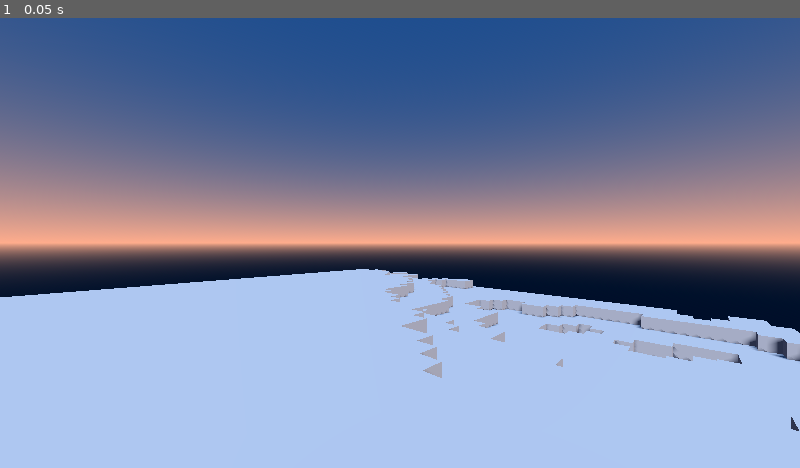
Above: before the commit, frame 1.
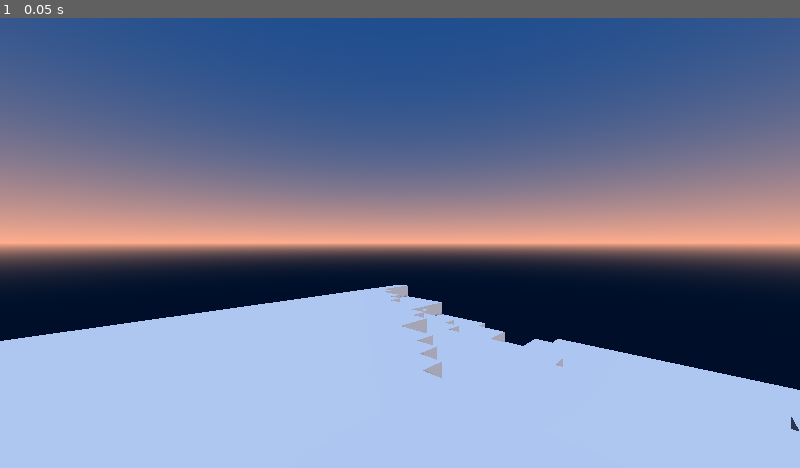
Above: after the commit, the same moment.

Repository: Lost-Rabbit-Digital/The_Voxel_Project
Game: Godot game, scene res://scenes/game.tscn
The game is run twice, just before and just after one commit, with the same random seed, the same clock (stepped at 60 frames per second) and the same inputs.
Inputs:
- Up to frame 1 (0.05 s): no input

The runs differ from the first frame. In frame 1, 8.6% of the frame differs, in the area x 0-100%, y 55-83%.

Commit message:
Removed faces rendering between chunks

Diff:
--- a/snc_project/scripts/voxels/chunk_manager.gd
+++ b/snc_project/scripts/voxels/chunk_manager.gd
@@ -2,10 +2,9 @@
 extends Node3D
 
 # Configuration
-const RENDER_DISTANCE := 5  # Number of chunks in each direction
+const RENDER_DISTANCE := 2  # Number of chunks in each direction
 const MAX_CHUNKS := 100     # Safety limit for total chunks
 
-# Components
 var terrain_generator: TerrainGenerator
 var mesh_builder: ChunkMeshBuilder
 var active_chunks: Dictionary = {}
@@ -13,35 +12,33 @@
 
 func _init() -> void:
 	terrain_generator = TerrainGenerator.new()
-	mesh_builder = ChunkMeshBuilder.new(MaterialFactory.new())
-
-func _ready() -> void:
-	# Initialize starting chunks in a controlled manner
-	generate_initial_chunks()
+	mesh_builder = ChunkMeshBuilder.new(MaterialFactory.new(), self)
 
 func generate_initial_chunks() -> void:
-	# Start with just the center chunk and immediate neighbors
+	# Start with center chunk
 	var center = Vector3.ZERO
-	var chunks_to_generate = [center]
 
-	# Add immediate neighbors (6 directions)
-	for x in range(-1, 2):
-		for z in range(-1, 2):
-			var pos = Vector3(x, 0, z)
-			if pos != Vector3.ZERO:  # Skip center chunk as it's already included
-				chunks_to_generate.append(pos)
+	# Generate chunks in a square around the center
+	for x in range(-RENDER_DISTANCE, RENDER_DISTANCE + 1):
+		for z in range(-RENDER_DISTANCE, RENDER_DISTANCE + 1):
+			var chunk_pos = Vector3(x, 0, z)
+			if active_chunks.size() < MAX_CHUNKS:
+				create_chunk(chunk_pos)
+				if debug_enabled:
+					print("Created initial chunk at: ", chunk_pos)
 
-	# Generate chunks in a controlled order
-	for chunk_pos in chunks_to_generate:
-		if active_chunks.size() < MAX_CHUNKS:
-			create_single_chunk(chunk_pos)
+func get_chunk_at_position(world_pos: Vector3) -> ChunkData:
+	var chunk_pos = Vector3(
+		floor(world_pos.x / ChunkData.CHUNK_SIZE),
+		floor(world_pos.y / ChunkData.CHUNK_SIZE),
+		floor(world_pos.z / ChunkData.CHUNK_SIZE)
+	)
 
-func create_single_chunk(chunk_pos: Vector3) -> void:
+	return active_chunks.get(chunk_pos, {}).get("data")
+
+func create_chunk(chunk_pos: Vector3) -> void:
 	if chunk_pos in active_chunks:
 		return
-
-	if debug_enabled:
-		print("Creating chunk at: ", chunk_pos)
 
 	var chunk_data = terrain_generator.generate_chunk_data(chunk_pos)
 	var mesh_instance = mesh_builder.build_mesh(chunk_data)
@@ -54,36 +51,47 @@
 			"mesh": mesh_instance
 		}
 
-func get_chunk_at_position(world_pos: Vector3) -> ChunkData:
-	var chunk_pos = Vector3(
-		floor(world_pos.x / ChunkData.CHUNK_SIZE),
-		floor(world_pos.y / ChunkData.CHUNK_SIZE),
-		floor(world_pos.z / ChunkData.CHUNK_SIZE)
-	)
+		# Update meshes of this chunk and its neighbors
+		update_chunk_meshes(chunk_pos)
 
-	return active_chunks.get(chunk_pos, {}).get("data")
+func update_chunk_meshes(chunk_pos: Vector3) -> void:
+	# Update the target chunk
+	if chunk_pos in active_chunks:
+		var chunk = active_chunks[chunk_pos]
+		var new_mesh = mesh_builder.build_mesh(chunk.data)
+		if new_mesh:
+			chunk.mesh.queue_free()
+			chunk.mesh = new_mesh
+			chunk.mesh.position = chunk_pos * ChunkData.CHUNK_SIZE
+			add_child(chunk.mesh)
 
-func is_chunk_loaded(chunk_pos: Vector3) -> bool:
-	return chunk_pos in active_chunks
+	# Update neighboring chunks
+	var neighbors = [
+		Vector3(1, 0, 0), Vector3(-1, 0, 0),
+		Vector3(0, 1, 0), Vector3(0, -1, 0),
+		Vector3(0, 0, 1), Vector3(0, 0, -1)
+	]
 
-func unload_distant_chunks(center_pos: Vector3) -> void:
-	var chunks_to_remove = []
-
-	for chunk_pos in active_chunks:
-		var distance = chunk_pos.distance_to(center_pos)
-		if distance > RENDER_DISTANCE:
-			chunks_to_remove.append(chunk_pos)
-
-	for chunk_pos in chunks_to_remove:
-		if chunk_pos in active_chunks:
-			var chunk = active_chunks[chunk_pos]
-			chunk.mesh.queue_free()
-			active_chunks.erase(chunk_pos)
-			if debug_enabled:
-				print("Unloaded chunk at: ", chunk_pos)
+	for offset in neighbors:
+		var neighbor_pos = chunk_pos + offset
+		if neighbor_pos in active_chunks:
+			var neighbor = active_chunks[neighbor_pos]
+			var new_mesh = mesh_builder.build_mesh(neighbor.data)
+			if new_mesh:
+				neighbor.mesh.queue_free()
+				neighbor.mesh = new_mesh
+				neighbor.mesh.position = neighbor_pos * ChunkData.CHUNK_SIZE
+				add_child(neighbor.mesh)
 
 func update_chunk_visibility(center_pos: Vector3) -> void:
 	# Hide chunks beyond render distance
-	for chunk in active_chunks.values():
-		var distance = (chunk.mesh.position / ChunkData.CHUNK_SIZE).distance_to(center_pos)
-		chunk.mesh.visible = distance <= RENDER_DISTANCE
+	for chunk_pos in active_chunks:
+		var distance = chunk_pos.distance_to(center_pos)
+		if distance <= RENDER_DISTANCE:
+			active_chunks[chunk_pos].mesh.visible = true
+		else:
+			active_chunks[chunk_pos].mesh.visible = false
+			# Optionally unload very distant chunks
+			if distance > RENDER_DISTANCE * 2:
+				active_chunks[chunk_pos].mesh.queue_free()
+				active_chunks.erase(chunk_pos)
--- a/snc_project/scripts/voxels/chunk_mesh_builder.gd
+++ b/snc_project/scripts/voxels/chunk_mesh_builder.gd
@@ -13,9 +13,11 @@
 const NORMAL_WEST := Vector3(-1, 0, 0)
 
 var material_factory: MaterialFactory
+var chunk_manager: ChunkManager
 
-func _init(mat_factory: MaterialFactory) -> void:
+func _init(mat_factory: MaterialFactory, chunk_mgr: ChunkManager) -> void:
 	material_factory = mat_factory
+	chunk_manager = chunk_mgr
 
 func _get_vertices_for_face(face: String, base_pos: Vector3) -> PackedVector3Array:
 	var vertices = PackedVector3Array()
@@ -121,16 +123,26 @@
 	return mesh_instance
 
 func _should_add_face(pos: Vector3, chunk_data: ChunkData) -> bool:
-	# First check if we're at a chunk boundary
-	if pos.x < 0 or pos.y < 0 or pos.z < 0 or \
-	   pos.x >= ChunkData.CHUNK_SIZE or pos.y >= ChunkData.CHUNK_SIZE or pos.z >= ChunkData.CHUNK_SIZE:
-		# For chunk boundaries, we need to get the voxel from the neighboring chunk
-		# For now, we'll show faces at chunk boundaries until we implement chunk loading
+	# Check if the position is outside the current chunk bounds
+	if pos.x < 0 or pos.x >= ChunkData.CHUNK_SIZE or \
+	   pos.y < 0 or pos.y >= ChunkData.CHUNK_SIZE or \
+	   pos.z < 0 or pos.z >= ChunkData.CHUNK_SIZE:
+
+		# Convert to world position to check neighboring chunks
+		var world_pos = chunk_data.local_to_world(pos)
+		var neighbor_chunk = chunk_manager.get_chunk_at_position(world_pos)
+
+		if neighbor_chunk:
+			# Convert world position to local position in the neighboring chunk
+			var local_pos = neighbor_chunk.world_to_local(world_pos)
+			# Only add face if neighbor block is air
+			return neighbor_chunk.get_voxel(local_pos) == VoxelTypes.Type.AIR
+
+		# Add face if no neighboring chunk exists (for now)
 		return true
 
-	# Inside the chunk, check if the neighbor is air
-	var neighbor_type = chunk_data.get_voxel(pos)
-	return neighbor_type == VoxelTypes.Type.AIR
+	# Inside current chunk, add face only if neighbor is air
+	return chunk_data.get_voxel(pos) == VoxelTypes.Type.AIR
 
 func _add_voxel_faces(pos: Vector3, chunk_data: ChunkData, vertices: PackedVector3Array, normals: PackedVector3Array, uvs: PackedVector2Array) -> void:
 	var world_pos = pos * VOXEL_SIZE
